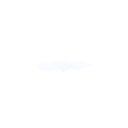
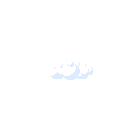
Layered file, before and after one edit (128 x 128). Changes by layer:
removed layer "Layer 4 copy 2" (was lighten, 75%) over (37, 59, 92, 72)
removed layer "Layer 4 copy" (was lighten, 75%) over (37, 59, 92, 72)
added layer "Layer 6" above "Layer 5" over (47, 59, 93, 80)
hid "Layer 4", painted on it over (37, 59, 92, 72)
